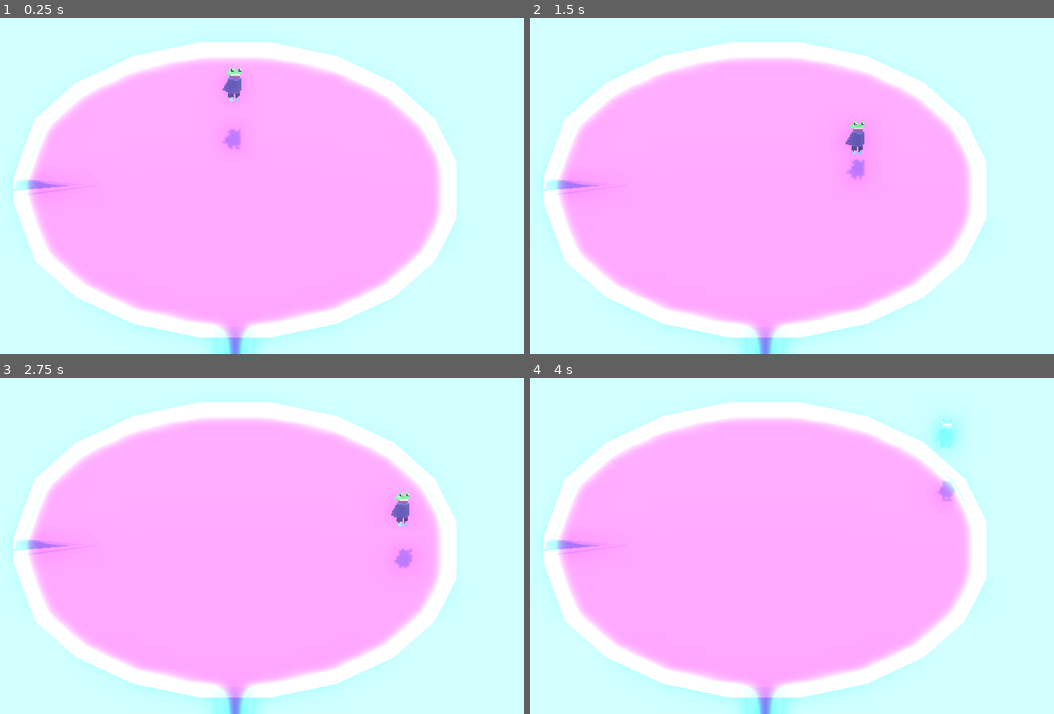
Above: before the commit, frames 1-4 (two rows, left to right).
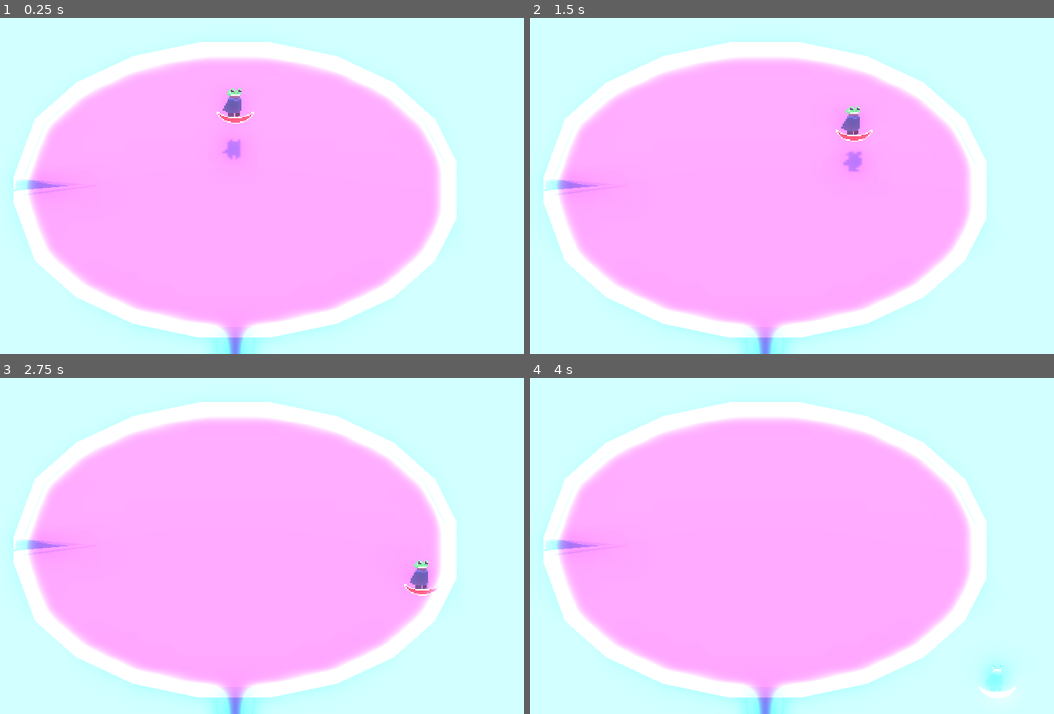
Above: after the commit, the same moments.

Repository: Brainthread/FrogGame
Game: Godot game, scene res://scenes/test.tscn
The game is run twice, just before and just after one commit, with the same random seed, the same clock (stepped at 60 frames per second) and the same inputs.
Inputs (mouse positions are in pixels of both pictures, inside the frame that each line leads up to):
- Up to frame 1 (0.25 s): no input
- Up to frame 2 (1.5 s): move the mouse to (891, 169) at 0.52 s; hold D (right) 0.53-1.28 s; hold Space (jump) 0.53-1.28 s; click (891, 169) at 0.6 s; move the mouse to (640, 202) at 1.27 s; hold S (down) from 1.28 s (still down); tap Space (jump) at 1.35 s
- Up to frame 3 (2.75 s): tap Space (jump) at 1.52, 1.82 s; click (110, 562) at 1.55 s; move the mouse to (288, 472) at 2.02 s; release S (down) at 2.03 s; hold D (right) from 2.03 s (still down); hold Space (jump) from 2.03 s (still down); click (288, 472) at 2.1 s
- Up to frame 4 (4 s): move the mouse to (729, 613) at 2.77 s; release D (right) at 2.78 s; release Space (jump) at 2.78 s; hold Up (up) 2.78-3.53 s; click (729, 613) at 2.85 s; tap Space (jump) at 3.02, 3.32 s; move the mouse to (938, 596) at 3.52 s; hold A (left) from 3.53 s (still down); hold Space (jump) from 3.53 s (still down)

The runs differ from the first frame. In frame 1, 0.7% of the frame differs, in the area x 41-49%, y 14-43%; in frame 2, 0.6%; in frame 3, 0.7%; in frame 4, 1.0%, in the area x 76-93%, y 11-96%.

Commit message:
Add hitboxes, slashing

Diff:
--- a/scenes/test.tscn
+++ b/scenes/test.tscn
@@ -7,6 +7,8 @@
 [ext_resource type="Script" uid="uid://bbfpwggwbsg57" path="res://scripts/statemachines/player/states/PlayerJumpState.gd" id="5_ajshl"]
 [ext_resource type="Script" uid="uid://b2ifomelrlmfr" path="res://scripts/statemachines/player/states/PlayerAirborneState.gd" id="6_ghpyy"]
 [ext_resource type="PackedScene" uid="uid://bg1owrrruuh0w" path="res://scenes/lily_pad.tscn" id="7_44saj"]
+[ext_resource type="Texture2D" uid="uid://ditgtgoaurqhl" path="res://sprite/Slash.png" id="7_jcd4p"]
+[ext_resource type="Script" uid="uid://c7g7jvcrqudgm" path="res://scripts/Hitbox.gd" id="7_uacia"]
 
 [sub_resource type="CapsuleShape3D" id="CapsuleShape3D_ppyta"]
 radius = 0.40527344
@@ -19,11 +21,14 @@
 material = SubResource("StandardMaterial3D_mf4mk")
 
 [sub_resource type="Curve" id="Curve_at5dv"]
-_data = [Vector2(0, 0.33786076), 0.0, 0.0, 0, 0, Vector2(0.19600001, 0.9792), 0.0, 0.0, 0, 0, Vector2(0.58399993, 0.18336165), -0.9737341, -0.9737341, 0, 0, Vector2(1, 0), 0.0, 0.0, 0, 0]
+_data = [Vector2(0, 0.33786076), 0.0, 0.0, 0, 0, Vector2(0.054347828, 1), 0.0, 0.0, 0, 0, Vector2(0.58399993, 0.18336165), -0.9737341, -0.9737341, 0, 0, Vector2(1, 0), 0.0, 0.0, 0, 0]
 point_count = 4
 
 [sub_resource type="SphereShape3D" id="SphereShape3D_ppyta"]
 radius = 0.264354
+
+[sub_resource type="BoxShape3D" id="BoxShape3D_uacia"]
+size = Vector3(0.9463806, 1, 1)
 
 [sub_resource type="CylinderShape3D" id="CylinderShape3D_g14j6"]
 height = 0.564941
@@ -62,7 +67,7 @@
 mesh = SubResource("BoxMesh_6uqi0")
 
 [node name="Sprite3D" type="Sprite3D" parent="Character"]
-transform = Transform3D(-2.18557e-07, -1.19834, 4.85428, -7.10543e-15, 4.85428, 1.19834, -5, 5.23808e-08, -2.12187e-07, -0.0842151, 0.0469384, -8.31124e-09)
+transform = Transform3D(-2.1855695e-07, -1.0395596, 4.8907433, 0, 4.8907433, 1.0395596, -5, 4.5440594e-08, -2.1378118e-07, -0.0842151, 0.0469384, -8.31124e-09)
 shaded = true
 alpha_cut = 2
 texture_filter = 0
@@ -71,7 +76,8 @@
 [node name="StateMachine" type="Node3D" parent="Character" node_paths=PackedStringArray("ground_collider", "current_state", "root")]
 script = ExtResource("2_jcd4p")
 ground_collider = NodePath("../GroundPolling")
-g_on_fall = -16.0
+g_on_rise = -29.46
+g_on_fall = -48.0
 current_state = NodePath("Grounded")
 root = NodePath("..")
 
@@ -82,10 +88,12 @@
 airborne_state = NodePath("../Airborne")
 ground_attack_state = NodePath("../GroundAttack")
 
-[node name="GroundAttack" type="Node3D" parent="Character/StateMachine" node_paths=PackedStringArray("jump_state", "airborne_state", "ground_state")]
+[node name="GroundAttack" type="Node3D" parent="Character/StateMachine" node_paths=PackedStringArray("slash_hitbox", "jump_state", "airborne_state", "ground_state")]
 script = ExtResource("4_yk7ts")
+slice_movement_force = 7.0
 attack_time = 0.3
 slice_movement_curve = SubResource("Curve_at5dv")
+slash_hitbox = NodePath("../../Hitboxes/hitbox_slash")
 jump_state = NodePath("../Jump")
 airborne_state = NodePath("../Airborne")
 ground_state = NodePath("../Grounded")
@@ -104,6 +112,23 @@
 
 [node name="CollisionShape3D" type="CollisionShape3D" parent="Character/GroundPolling"]
 shape = SubResource("SphereShape3D_ppyta")
+
+[node name="Hitboxes" type="Node3D" parent="Character"]
+transform = Transform3D(0.9781476, 0.2079117, 0, -0.2079117, 0.9781476, 0, 0, 0, 1, 0, 0, 0)
+
+[node name="hitbox_slash" type="Area3D" parent="Character/Hitboxes"]
+script = ExtResource("7_uacia")
+
+[node name="CollisionShape3D" type="CollisionShape3D" parent="Character/Hitboxes/hitbox_slash"]
+transform = Transform3D(1, 0, 0, 0, 1, 0, 0, 0, 1, 0.46287537, 0, 0)
+shape = SubResource("BoxShape3D_uacia")
+
+[node name="Sprite3D" type="Sprite3D" parent="Character/Hitboxes/hitbox_slash"]
+transform = Transform3D(-2.1855695e-07, -5, -2.1855695e-07, 0, -2.1855695e-07, 5, -5, 2.1855695e-07, 9.553427e-15, 0.5614467, -0.122033596, 0)
+texture_filter = 0
+texture = ExtResource("7_jcd4p")
+
+[node name="Hurtbox" type="Node3D" parent="Character"]
 
 [node name="Camera3D" type="Camera3D" parent="."]
 transform = Transform3D(-4.37114e-08, -0.642788, 0.766044, 0, 0.766044, 0.642788, -1, 2.80972e-08, -3.34849e-08, 12.3352, 9.19101, 0.196168)
--- /dev/null
+++ b/scripts/Dimensionhandler.gd
@@ -0,0 +1 @@
+extends Node
--- /dev/null
+++ b/scripts/Hitbox.gd
@@ -0,0 +1,7 @@
+extends Area3D
+
+class_name Hitbox
+
+func detect_hit():
+	#TODO: IMPLEMENT
+	pass
--- a/scripts/statemachines/player/states/PlayerGroundAttackState.gd
+++ b/scripts/statemachines/player/states/PlayerGroundAttackState.gd
@@ -7,6 +7,7 @@
 var attack_timer = 0
 @export var slice_movement_curve:Curve
 var attack_direction:Vector3
+@export var slash_hitbox:Node3D
 
 @export var jump_state:PlayerJumpState
 @export var airborne_state:PlayerAirborneState
@@ -18,7 +19,7 @@
 
 func _enter_state():
 	var attack_direction_2D = InputReader._get_attack_direction(root)
-	attack_direction.x = attack_direction_2D.y*-1
+	attack_direction.x = attack_direction_2D.y *-1
 	attack_direction.z = attack_direction_2D.x
 	attack_timer = 0
 	root.velocity = Vector3.ZERO
--- a/scripts/statemachines/player/states/PlayerJumpState.gd
+++ b/scripts/statemachines/player/states/PlayerJumpState.gd
@@ -3,6 +3,7 @@
 
 @export var airborne_state:PlayerAirborneState
 @export var grounded_state:PlayerGroundState
+@export var jump_power:int = 15
 
 func _initialize_state(state_machine_node:FiniteStateMachine, root_node:Node):
 	state_machine = state_machine_node
@@ -10,7 +11,7 @@
 
 func _enter_state():
 	is_active = true
-	root.velocity.y = 10
+	root.velocity.y = jump_power
 	root.move_and_slide()
 
 func _exit_state():
Not shown: 1 places in scenes/test.tscn that only renumber resources
Not shown, added: scripts/Dimensionhandler.gd.uid
Not shown, added: scripts/Hitbox.gd.uid
Binary file added: sprite/Slash.png
Not shown, added: sprite/Slash.png.import
